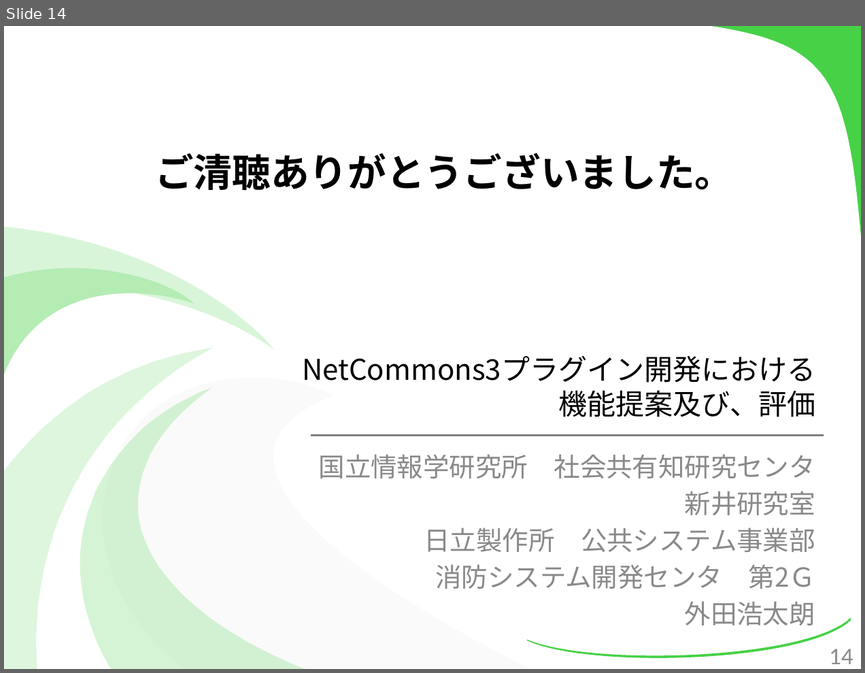
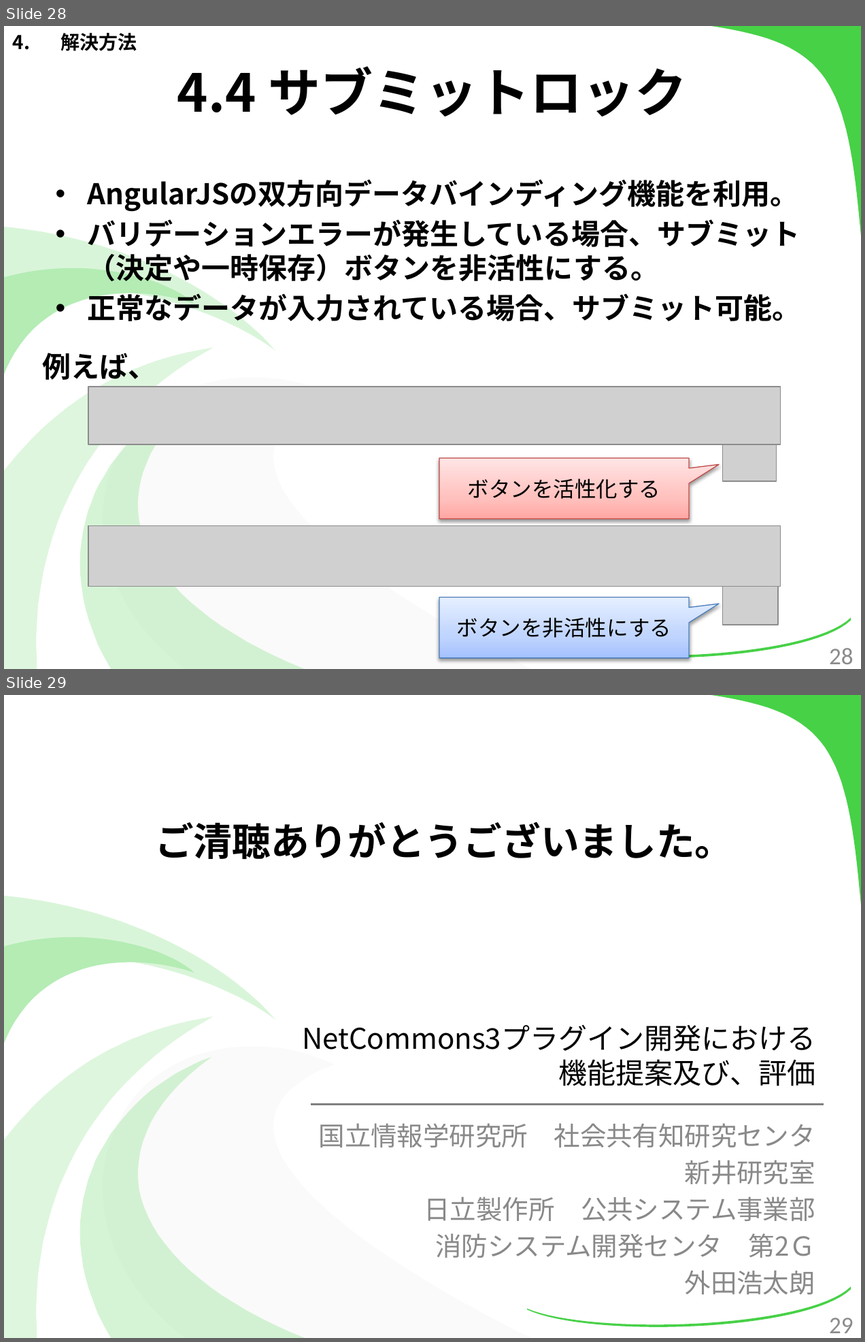
Before and after one commit to kotaro0717/Report-Management, a slide deck: PowerPoint/report_hokada.pptx. Shown one above the other, each under a label of ours: slide 14 before the commit, slides 28 and 29 after it. The pictures are 865x673 and 865x1342 pixels, drawn with LibreOffice and Linux fonts; fonts in the diff are those of the drawing; grey boxes stand for pictures. Boxes give left, top, right and bottom in pixels: in the first picture for what was removed or moved away, otherwise in the second. Text is boxed around its words. In the diff, an @@ line names an element or a change of style, - is before the commit and + after.

Commit message:
パワポ解決方法作成中

```diff
--- a/PowerPoint/report_hokada.pptx
+++ b/PowerPoint/report_hokada.pptx
@@ slide 28 added at (x1=4, y1=26, x2=861, y2=669), background #FFFFFF; not listed: 7 template elements that a slide beside it also shows @@
@@ text added at (x1=60, y1=33, x2=137, y2=51), 16 pt, text #000000, bold @@
+4. 解決方法
@@ title added at (x1=177, y1=66, x2=687, y2=116), 44 pt, text #000000, bold @@
+4.4 サブミットロック
@@ text added at (x1=88, y1=179, x2=801, y2=321), 24 pt, text #000000, bold @@
+• AngularJSの双方向データバインディング機能を利用。
+• バリデーションエラーが発生している場合、サブミット（決定や一時保存）ボタンを非活性にする。
+• 正常なデータが入力されている場合、サブミット可能。
@@ text added at (x1=43, y1=352, x2=157, y2=380), 24 pt, text #000000, bold @@
+例えば、
@@ picture added at (x1=88, y1=386, x2=781, y2=444) @@
@@ picture added at (x1=723, y1=444, x2=776, y2=481) @@
@@ speech box added at (x1=439, y1=458, x2=689, y2=518), fill gradient #FFA6A5 to #FFC0BF to #FFE7E7, outline #BF4C48 0.75 pt, 18 pt, text #000000 @@
+ボタンを活性化する
@@ picture added at (x1=88, y1=526, x2=781, y2=586) @@
@@ speech box added at (x1=439, y1=597, x2=689, y2=658), fill gradient #A4C4FF to #BFD4FF to #E6EEFF, outline #4B7EBC 0.75 pt, 18 pt, text #000000 @@
+ボタンを非活性にする
@@ picture added at (x1=723, y1=586, x2=779, y2=625) @@
@@ page number added at (x1=829, y1=648, x2=853, y2=664), 20 pt, text #8C8C8C @@
+28
@@ what was slide 14 is now slide 29 @@
@@ page number at (x1=829, y1=1317, x2=853, y2=1333): text changed @@
-14
+29
```
Also in this commit, not shown: 6 slides changed, 17 other slides added, 3 slides removed, 1 other file.
